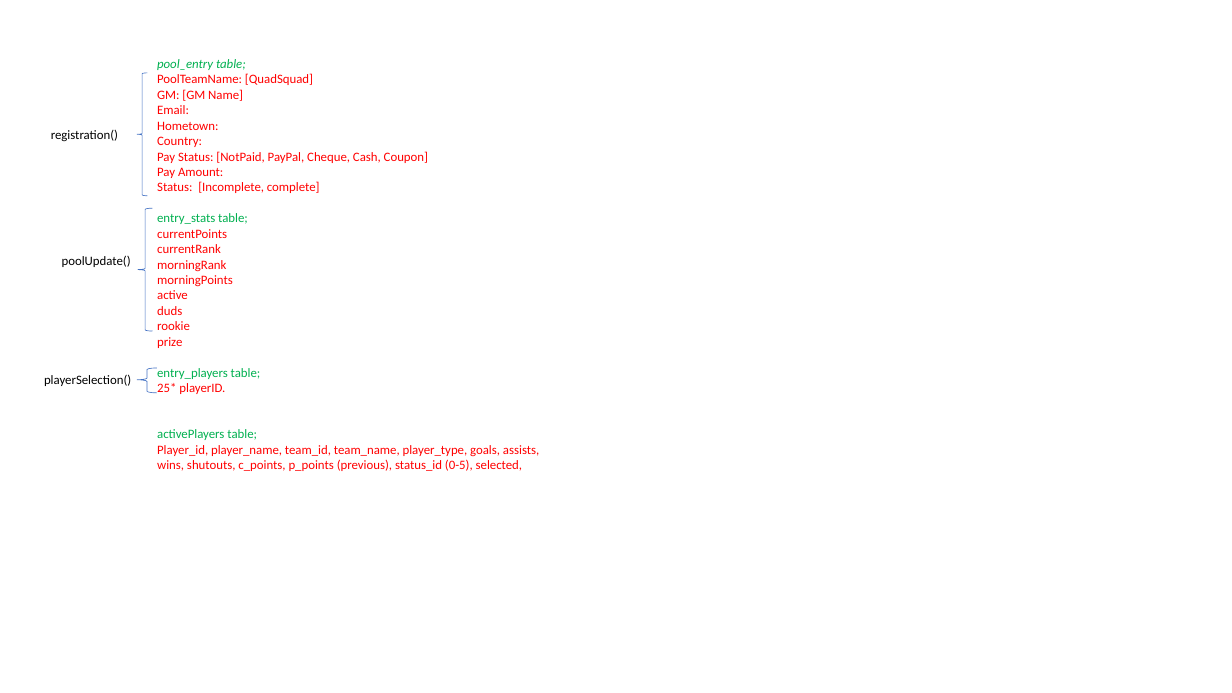
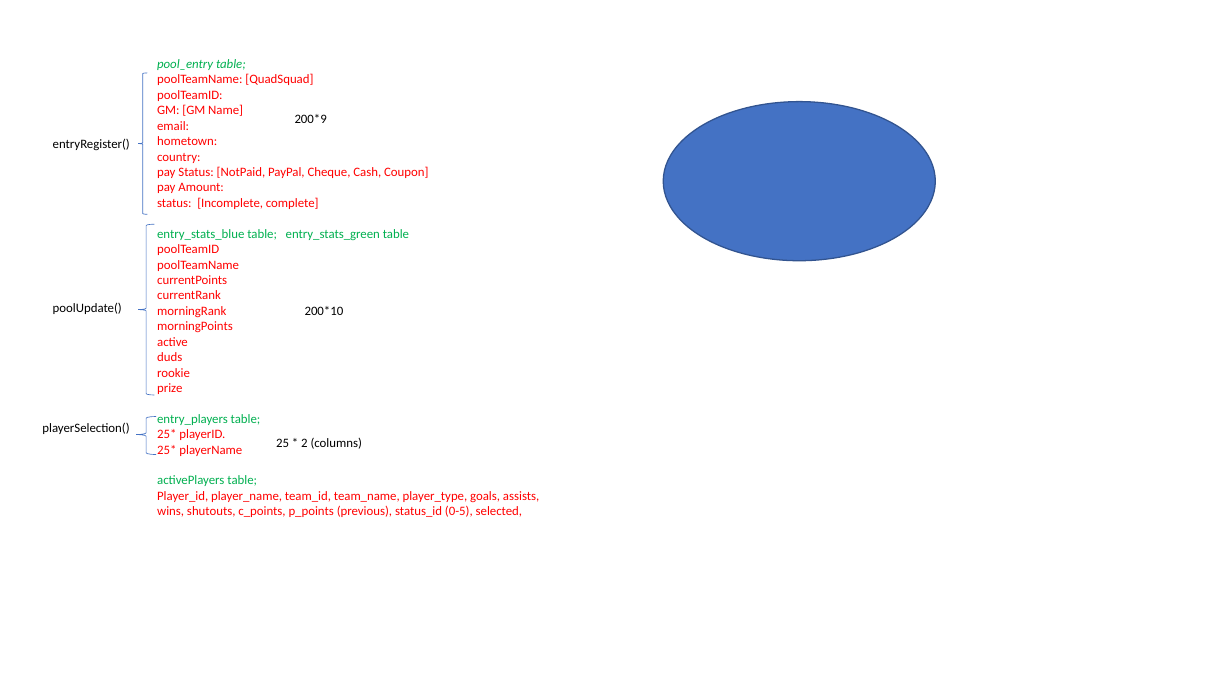
Before and after one commit to melliott18/jakes-hockey-pool, a slide deck: slide 2 of JHP_Design.pptx (slide 3 before the commit). Drawn at 1232x693 pixels with LibreOffice and Linux fonts; fonts in the diff are those of the drawing. Boxes give left, top, right and bottom in pixels: in the first picture for what was removed or moved away, otherwise in the second. Text is boxed around its words. In the diff, an @@ line names an element or a change of style, - is before the commit and + after.

```diff
--- a/JHP_Design.pptx
+++ b/JHP_Design.pptx
@@ left brace: place and size @@
-left brace at box(137, 73, 147, 196)
+left brace at box(138, 73, 147, 214)
@@ text at box(157, 73, 313, 101): text changed @@
-PoolTeamName: [QuadSquad]
+poolTeamName: [QuadSquad]
+poolTeamID:
@@ text added at box(295, 114, 327, 123), 10 pt, text #000000 @@
+200*9
@@ ellipse added at box(664, 102, 935, 261), fill #4472C4, outline #325491 1 pt @@
@@ text at box(53, 139, 130, 150): text changed @@
-registration()
+entryRegister()
@@ text at box(157, 121, 428, 271): text changed @@
-Email:
-Hometown:
-Country:
-Pay Status: [NotPaid, PayPal, Cheque, Cash, Coupon]
-Pay Amount:
-Status: [Incomplete, complete]
-entry_stats table;
+email:
+hometown:
+country:
+pay Status: [NotPaid, PayPal, Cheque, Cash, Coupon]
+pay Amount:
+status: [Incomplete, complete]
+entry_stats_blue table; entry_stats_green table
+poolTeamID
+poolTeamName
@@ left brace: place and size @@
-left brace at box(138, 208, 152, 331)
+left brace at box(138, 225, 154, 396)
@@ text "poolUpdate()": place and size @@
-text "poolUpdate()" at box(62, 255, 131, 267)
+text "poolUpdate()" at box(53, 303, 122, 314)
@@ text added at box(305, 306, 344, 315), 10 pt, text #000000 @@
+200*10
@@ text "playerSelection()": place and size @@
-text "playerSelection()" at box(44, 374, 131, 386)
+text "playerSelection()" at box(42, 422, 129, 434)
@@ left brace: place and size @@
-left brace at box(137, 368, 157, 393)
+left brace at box(136, 417, 156, 455)
@@ text at box(157, 445, 242, 456): paragraph added @@
+25* playerName
@@ text added at box(276, 438, 362, 449), 10 pt, text #000000 @@
+25 * 2 (columns)
```
Also in this commit, not shown: 1 other slide changed.
